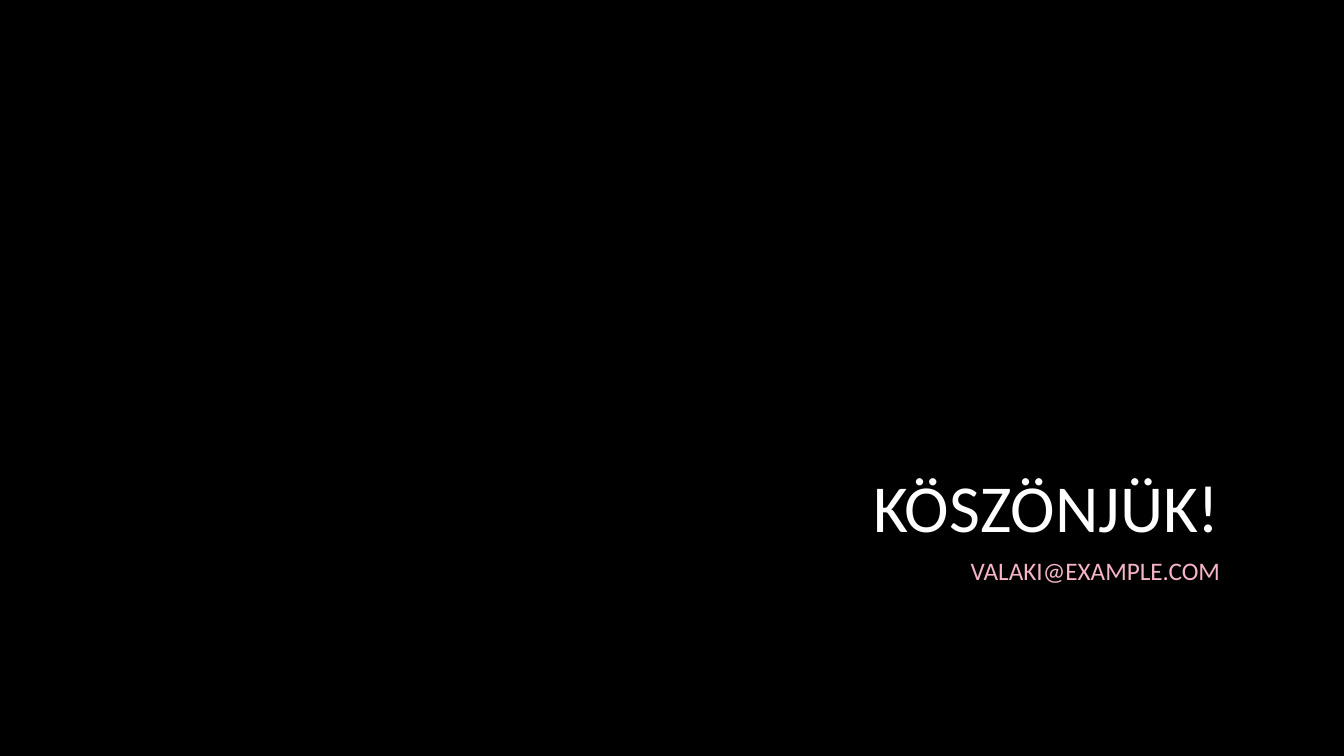
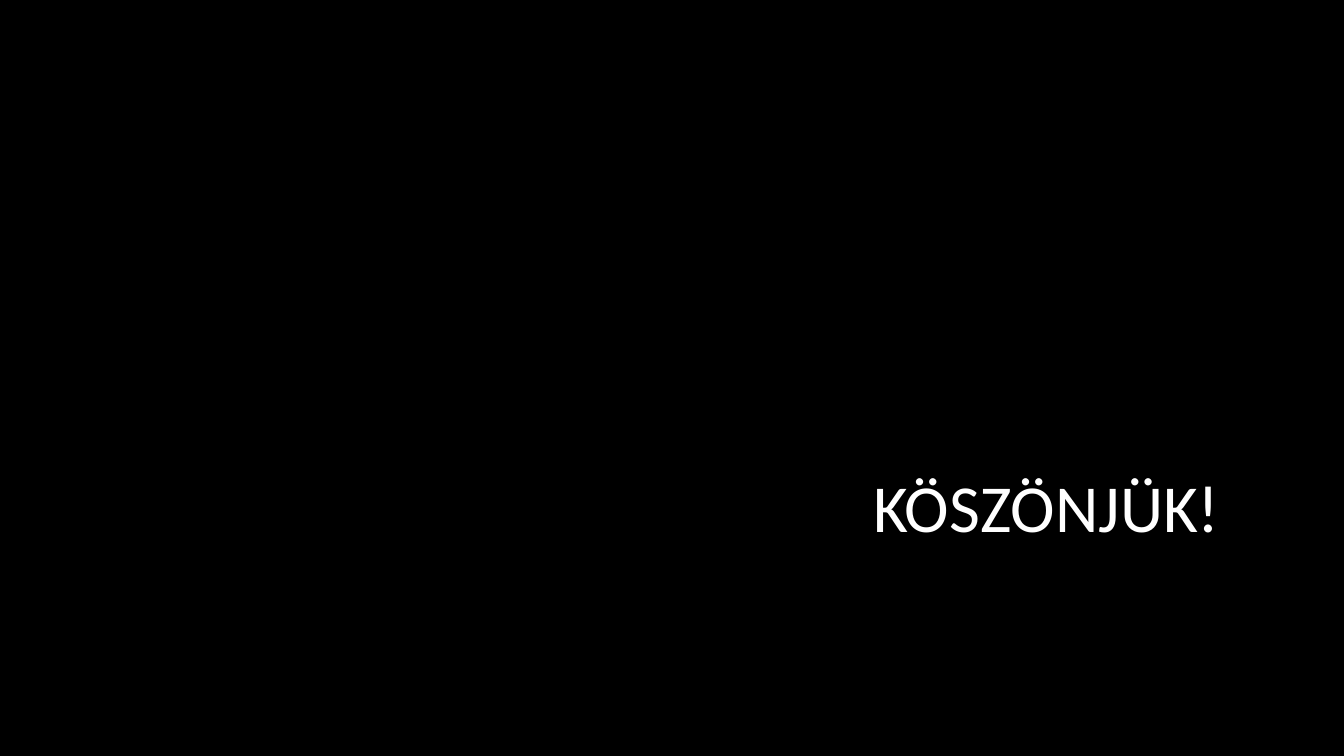
Before and after one commit to Andor1298/ikt-ppt, a slide deck: slide 5 of Python.pptx (slide 4 before the commit). Drawn at 1344x756 pixels with LibreOffice and Linux fonts; fonts in the diff are those of the drawing; background and template pictures are left out. Boxes give left, top, right and bottom in pixels: in the first picture for what was removed or moved away, otherwise in the second. Text is boxed around its words. In the diff, an @@ line names an element or a change of style, - is before the commit and + after.

```diff
--- a/Python.pptx
+++ b/Python.pptx
@@ subtitle removed at (x1=971, y1=563, x2=1220, y2=583) @@
-VALAKI@EXAMPLE.COM
```
Also in this commit, not shown: 3 other slides changed, 1 slide added.
